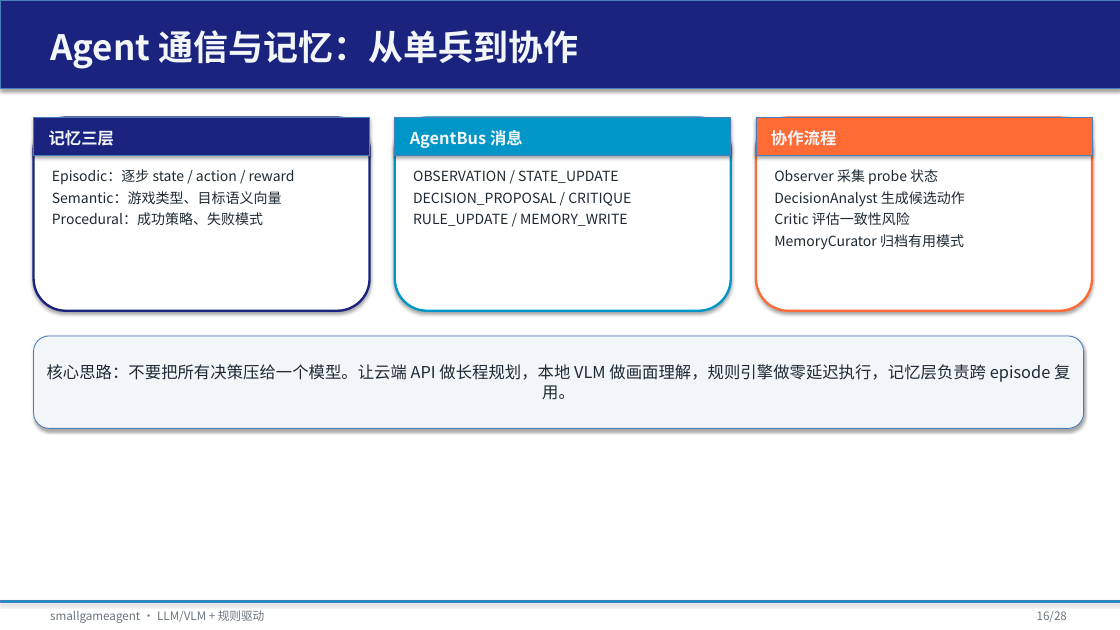
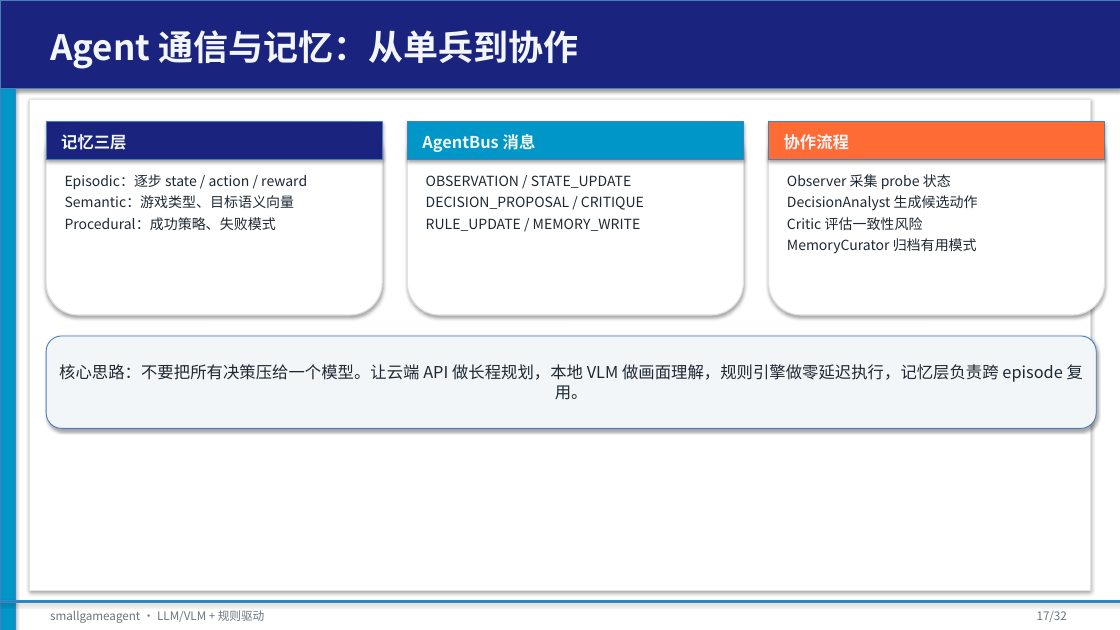
Before and after one commit to tzhazuma/smallgameagent, a slide deck: slide 17 of reports/smallgameagent_report.pptx (slide 16 before the commit). Drawn at 1120x630 pixels with LibreOffice and Linux fonts; fonts in the diff are those of the drawing. Boxes give left, top, right and bottom in pixels: in the first picture for what was removed or moved away, otherwise in the second. Text is boxed around its words. In the diff, an @@ line names an element or a change of style, - is before the commit and + after.

Commit message:
feat: beautify PPT, add rule-update trigger design, update cloud provider status with opencodego

```diff
--- a/reports/smallgameagent_report.pptx
+++ b/reports/smallgameagent_report.pptx
@@ rectangle added at box(0, 88, 15, 630), fill #0096C7, outline #4B7EBC 0.75 pt @@
@@ rectangle added at box(29, 99, 1091, 591), fill #FFFFFF, outline #E1E5E9 1 pt @@
@@ 2 texts, 1 rectangle, 1 rounded rectangle: place and size @@
-2 texts, 1 rectangle, 1 rounded rectangle at box(34, 118, 523, 311)
+2 texts, 1 rectangle, 1 rounded rectangle at box(46, 122, 536, 315)
@@ rounded rectangle at box(46, 122, 382, 315): outline #1A237E 2 pt to #DDE2E6 1 pt @@
@@ 4 texts, 2 rectangles, 2 rounded rectangles: place and size @@
-4 texts, 2 rectangles, 2 rounded rectangles at box(49, 118, 1092, 311)
+4 texts, 2 rectangles, 2 rounded rectangles at box(61, 122, 1105, 315)
@@ rounded rectangle at box(408, 122, 744, 315): outline #0096C7 2 pt to #DDE2E6 1 pt @@
@@ rounded rectangle at box(769, 122, 1105, 315): outline #FF6B35 2 pt to #DDE2E6 1 pt @@
@@ rounded rectangle "核心思路：不要把所有决策压给一个模型。让云端 API 做长程规划，本地 VLM 做画面理解，规则引擎做零延迟执行，记忆层 ...": place and size @@
-rounded rectangle "核心思路：不要把所有决策压给一个模型。让云端 API 做长程规划，本地 VLM 做画面理解，规则引擎做零延迟执行，记忆层 ..." at box(34, 336, 1084, 429)
+rounded rectangle "核心思路：不要把所有决策压给一个模型。让云端 API 做长程规划，本地 VLM 做画面理解，规则引擎做零延迟执行，记忆层 ..." at box(46, 336, 1096, 429)
@@ text at box(1037, 611, 1067, 622): text changed @@
-16/28
+17/32
```
Also in this commit, not shown: 26 other slides changed, 5 slides added, 1 slide removed, 8 other files.
